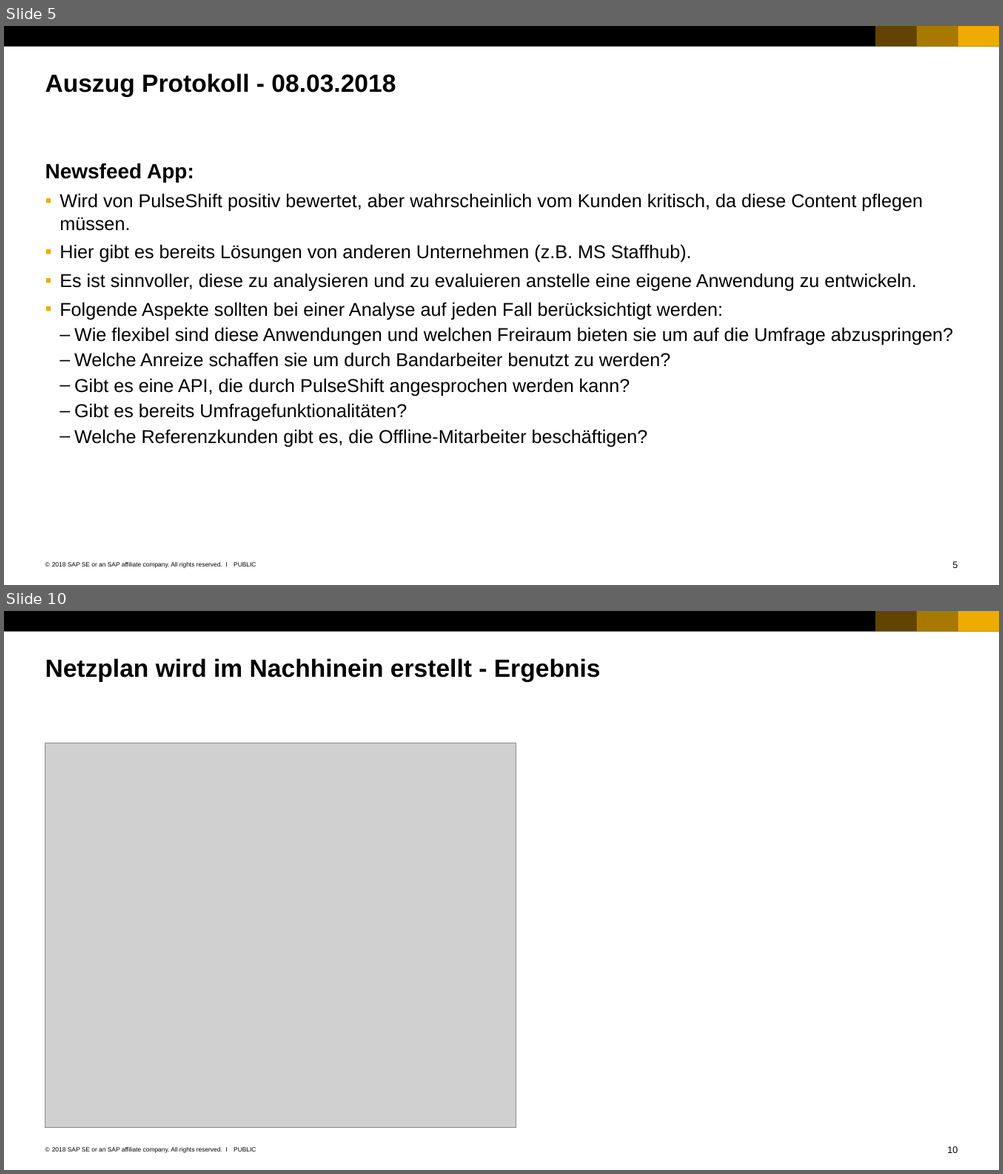
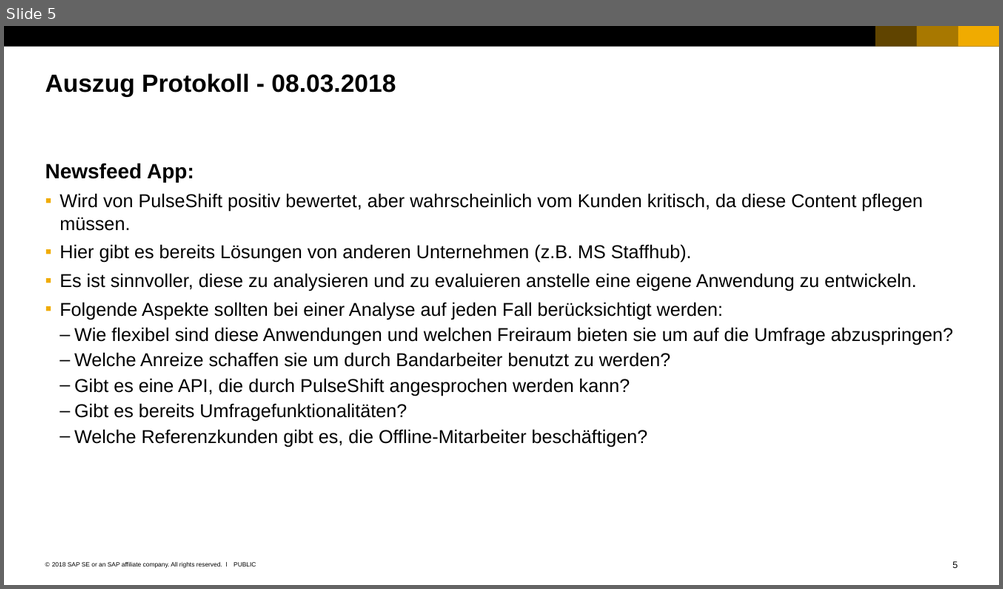
Before and after one commit to pulseshift/offline-survey-docs, a slide deck: portfolio/research newsfeed/Erarbeitung der Projektstruktur.pptx. Shown one above the other, each under a label of ours: slides 5 and 10 before the commit, slide 5 after it; the slides between them are not shown. The pictures are 1003x1174 and 1003x589 pixels, drawn with LibreOffice and Linux fonts; fonts in the diff are those of the drawing; grey boxes stand for pictures. Boxes give left, top, right and bottom in pixels: in the first picture for what was removed or moved away, otherwise in the second. Text is boxed around its words. In the diff, an @@ line names an element or a change of style, - is before the commit and + after.

```diff
--- a/portfolio/research newsfeed/Erarbeitung der Projektstruktur.pptx
+++ b/portfolio/research newsfeed/Erarbeitung der Projektstruktur.pptx
@@ slide 10 removed at (x1=4, y1=611, x2=999, y2=1170), background #FFFFFF; not listed: 7 template elements that a slide beside it also shows @@
@@ title removed at (x1=45, y1=658, x2=600, y2=682) @@
-Netzplan wird im Nachhinein erstellt - Ergebnis
@@ picture removed at (x1=45, y1=743, x2=515, y2=1128) @@
```
Also in this commit, not shown: 2 slides changed, 4 other slides removed, 4 other files.
